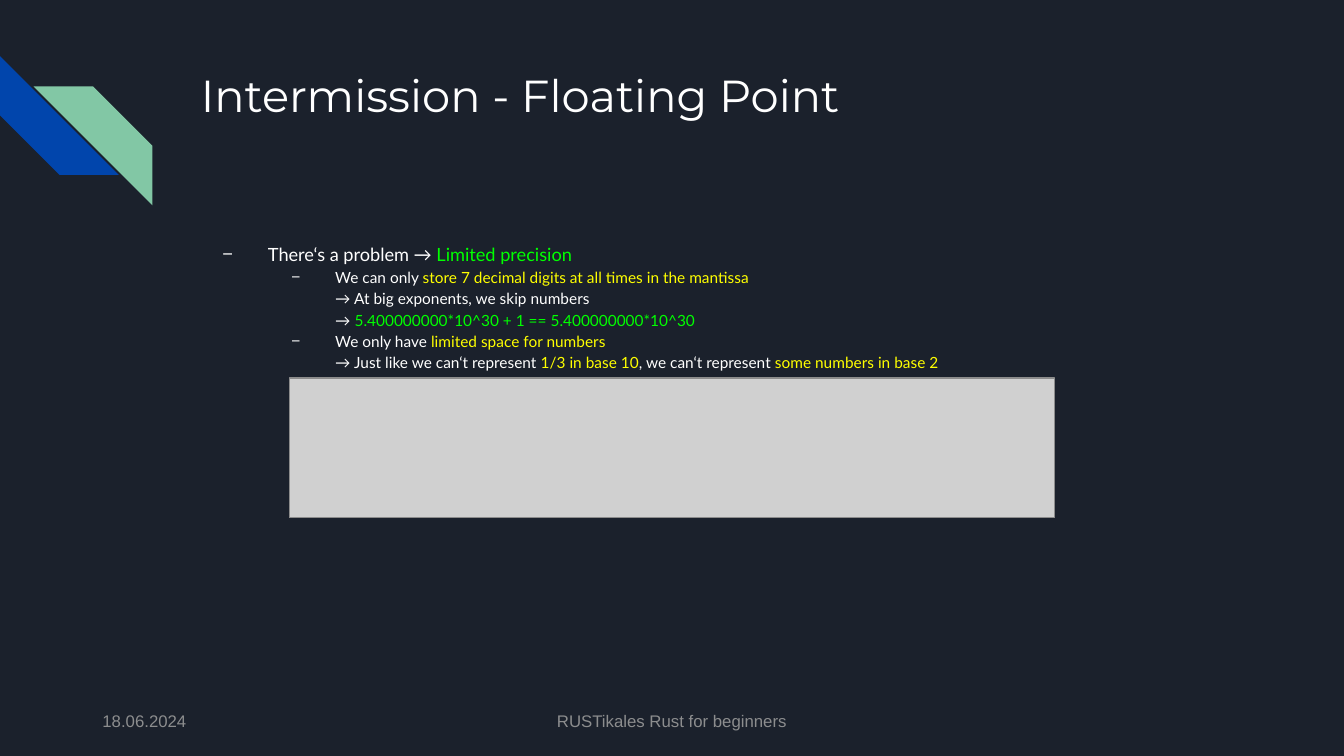
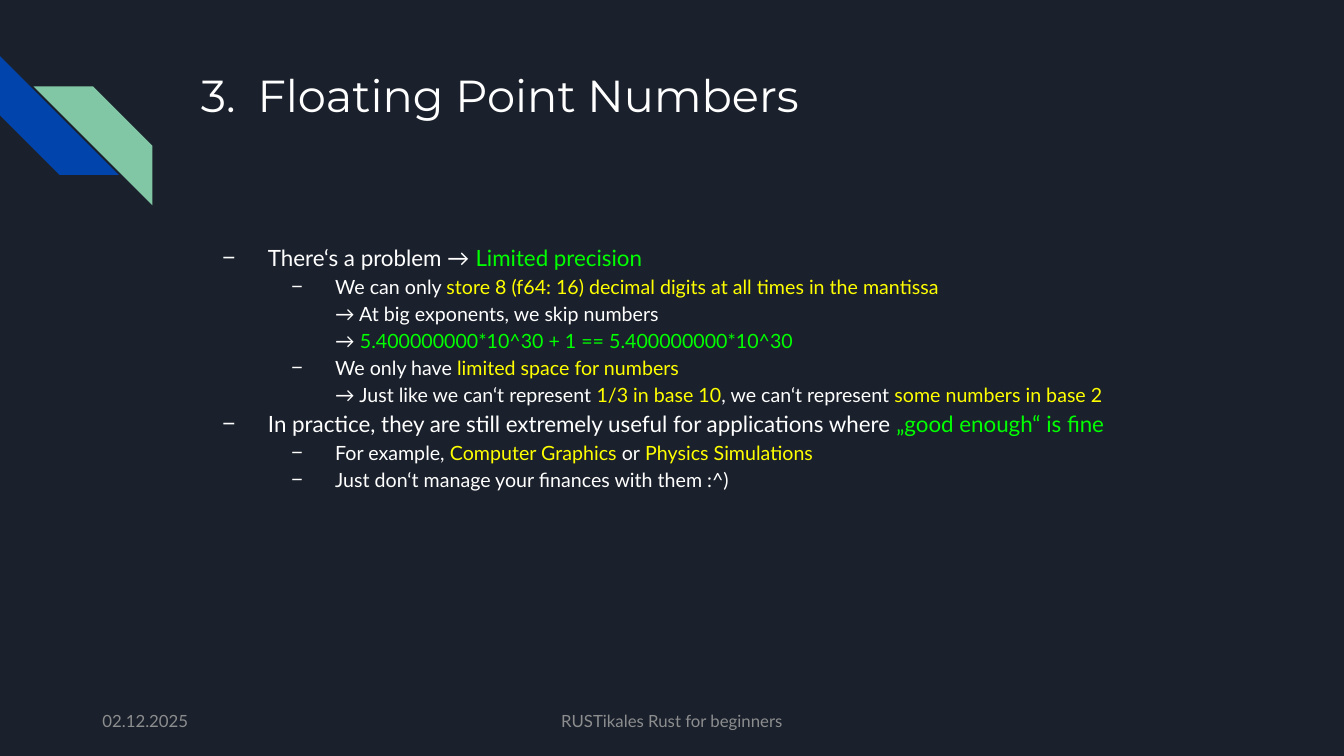
Before and after one commit to pfhaupt/progkurs, a slide deck: slide 164 of rust-beginner/06 - Function declaration/06 - original.pptx (slide 112 before the commit). Drawn at 1344x756 pixels with LibreOffice and Linux fonts; fonts in the diff are those of the drawing; grey boxes stand for pictures. Boxes give left, top, right and bottom in pixels: in the first picture for what was removed or moved away, otherwise in the second. Text is boxed around its words. In the diff, an @@ line names an element or a change of style, - is before the commit and + after.

Commit message:
[R-B-06] Update slides
- Merge R-B-07 into R-B-06
- Add chapter about Floating Point Numbers
- Increase font size
- Unite text font

```diff
--- a/rust-beginner/06 - Function declaration/06 - original.pptx
+++ b/rust-beginner/06 - Function declaration/06 - original.pptx
@@ title at box(258, 78, 798, 121): text changed @@
-Intermission - Floating Point
+3. Floating Point Numbers
@@ text at box(268, 249, 1102, 406): size 13 to 16 pt in "There‘s a problem → Limited precision"; size 11 to 14 pt in "We only have limited space for numbers ..." @@
@@ text at box(335, 279, 939, 348): text changed; size 11 to 14 pt @@
-  − We can only store 7 decimal digits at all times in the mantissa
-    → At big exponents, we skip numbers
-    → 5.400000000*10^30 + 1 == 5.400000000*10^30
+  − We can only store 8 (f64: 16) decimal digits at all times in the mantissa
+    → At big exponents, we skip numbers
+    → 5.400000000*10^30 + 1 == 5.400000000*10^30
@@ picture removed at box(289, 378, 1055, 518) @@
@@ text at box(335, 445, 813, 491): paragraphs added @@
+− In practice, they are still extremely useful for applications where „good enough“ is fine
+  − For example, Computer Graphics or Physics Simulations
+  − Just don‘t manage your finances with them :^)
@@ text at box(102, 715, 188, 727): text changed; font Arial to Lato @@
-18.06.2024
+02.12.2025
@@ text "RUSTikales Rust for beginners" at box(561, 715, 782, 730): font Arial to Lato @@
```
Also in this commit, not shown: 109 other slides changed, 86 slides added, 47 slides removed, 2 other files.
